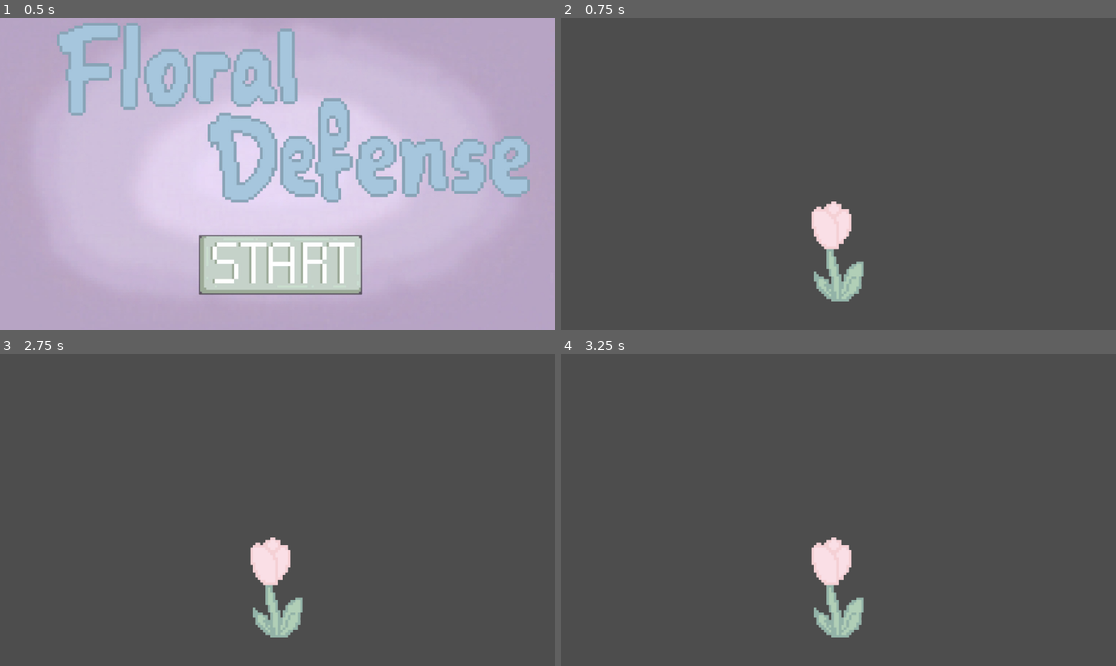
Above: before the commit, frames 1-4 (two rows, left to right).
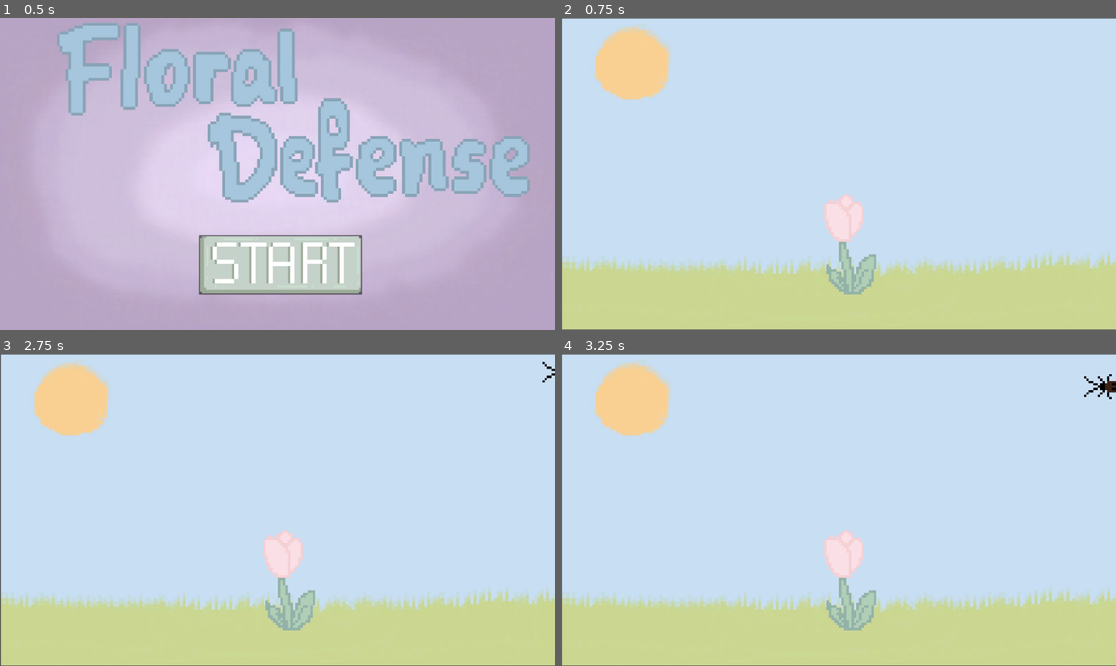
Above: after the commit, the same moments.

Repository: AmalOyad/Floral-Defense
Game: Godot game, scene res://openingScene.tscn
The game is run twice, just before and just after one commit, with the same random seed, the same clock (stepped at 60 frames per second) and the same inputs.
Inputs (mouse positions are in pixels of both pictures, inside the frame that each line leads up to):
- Up to frame 1 (0.5 s): no input
- Up to frame 2 (0.75 s): click (838, 264) at 0.5 s
- Up to frame 3 (2.75 s): tap Enter at 1.25 s; tap Space at 2 s
- Up to frame 4 (3.25 s): tap Enter at 2.75 s

Frame 1 is identical in both runs. In frame 2, 99% of the frame differs, in the area x 0-100%, y 0-100%; in frame 3, 99%; in frame 4, 99%.

Commit message:
Added some code for bug but not done

Diff:
--- /dev/null
+++ b/bug_spawner.gd
@@ -0,0 +1,32 @@
+extends Node2D
+
+@export var bug_scene: PackedScene
+@export var flower: Node2D
+@export var spawn_delay_range := Vector2(1, 3)
+@export var spawn_area: Rect2 = Rect2(0,0,1920,50)
+
+var timer := 0.0
+var next_spawn := 0.0
+
+func _ready():
+	randomize()
+	set_next_spawn()
+
+func _process(delta):
+	timer += delta
+	if timer >= next_spawn:
+		spawn_bug()
+		set_next_spawn()
+
+func set_next_spawn():
+	timer = 0
+	next_spawn = randf_range(spawn_delay_range.x, spawn_delay_range.y)
+
+func spawn_bug():
+	var bug = bug_scene.instantiate()
+	bug.global_position = Vector2(
+		randf_range(spawn_area.position.x, spawn_area.position.x + spawn_area.size.x),
+		spawn_area.position.y
+	)
+	bug.target = flower
+	add_child(bug)
--- a/bugs.gd
+++ b/bugs.gd
@@ -1,7 +1,15 @@
-extends Sprite2D
+extends Area2D
 
-var frames = texture.get_width() / region_rect.size.x
+@export var speed := 100
+var target: Node2D = null
+var stopped := false
 
-func _ready():
-	var random_index = randi_range(0, frames - 1)
-	region_rect.position.x = random_index * region_rect.size.x
+func _process(delta):
+	if target and not stopped:
+		var direction = (target.global_position - global_position).normalized()
+		position += direction * speed * delta
+
+func _on_area_entered(area):
+	if area.is_in_group("flower") or area.name == "Flower":
+		stopped = true
+		speed = 0
--- a/bugs.tscn
+++ b/bugs.tscn
@@ -1,12 +1,20 @@
-[gd_scene load_steps=3 format=3 uid="uid://rify5rhmk5ek"]
+[gd_scene load_steps=4 format=3 uid="uid://rify5rhmk5ek"]
 
-[ext_resource type="Texture2D" uid="uid://b3ixofgvotksi" path="res://bug-spritesheet.png" id="1_m2gnm"]
+[ext_resource type="Texture2D" uid="uid://cioyr7mbnmnuh" path="res://bug-b.png" id="2_0v0sd"]
 [ext_resource type="Script" uid="uid://c4bbmcacaeexx" path="res://bugs.gd" id="2_xup0k"]
 
-[node name="Bugs" type="Sprite2D"]
-position = Vector2(600, 400)
-scale = Vector2(0.285575, 0.283341)
-texture = ExtResource("1_m2gnm")
-region_enabled = true
-region_rect = Rect2(0, 0, 620, 405)
+[sub_resource type="RectangleShape2D" id="RectangleShape2D_8p6ix"]
+size = Vector2(104, 52)
+
+[node name="Bugs" type="Area2D"]
 script = ExtResource("2_xup0k")
+
+[node name="bug-sprite" type="Sprite2D" parent="."]
+scale = Vector2(0.148, 0.148)
+texture = ExtResource("2_0v0sd")
+region_rect = Rect2(620, 0, 620, 405)
+
+[node name="CollisionShape2D" type="CollisionShape2D" parent="."]
+shape = SubResource("RectangleShape2D_8p6ix")
+
+[connection signal="area_entered" from="." to="." method="_on_area_entered"]
--- a/butterfly_spawner.tscn
+++ b/butterfly_spawner.tscn
@@ -9,7 +9,7 @@
 
 [node name="Butterfly-spritesheet" type="Sprite2D" parent="."]
 position = Vector2(520, 312)
-scale = Vector2(1, 1.07)
+scale = Vector2(0.175, 0.187)
 texture = ExtResource("1_ttby1")
 region_enabled = true
 region_rect = Rect2(36, 0, 560, 430)
--- /dev/null
+++ b/flower.tscn
@@ -0,0 +1,11 @@
+[gd_scene load_steps=2 format=3 uid="uid://bwkjsdx2j4in1"]
+
+[ext_resource type="Texture2D" uid="uid://cqi7pcu8f8tg4" path="res://flower.png" id="2_511j0"]
+
+[node name="Flower" type="CharacterBody2D" groups=["flower"]]
+
+[node name="flower-sprite" type="Sprite2D" parent="." groups=["flower"]]
+texture = ExtResource("2_511j0")
+
+[node name="CollisionPolygon2D" type="CollisionPolygon2D" parent="." groups=["flower"]]
+polygon = PackedVector2Array(-184, -270, -140, -338, -25, -354, 92, -295, 103, -269, 103, -120, -5, -3, 39, 167, 78, 84, 135, 61, 188, 55, 184, 188, 170, 284, 78, 353, -41, 358, -157, 265, -182, 155, -163, 112, -53, 187, -95, 112, -92, 4, -189, -123)
--- a/mainScene.tscn
+++ b/mainScene.tscn
@@ -1,10 +1,23 @@
-[gd_scene load_steps=2 format=3 uid="uid://cnglhteff4gja"]
+[gd_scene load_steps=5 format=3 uid="uid://cnglhteff4gja"]
 
-[ext_resource type="Texture2D" uid="uid://cqi7pcu8f8tg4" path="res://flower.png" id="1_iwpey"]
+[ext_resource type="Texture2D" uid="uid://dv64fkh24i4oh" path="res://main-scene-bg.jpeg" id="1_g4qto"]
+[ext_resource type="PackedScene" uid="uid://bwkjsdx2j4in1" path="res://flower.tscn" id="2_hr5et"]
+[ext_resource type="Script" uid="uid://cmntoq6ngdw6g" path="res://bug_spawner.gd" id="3_61od6"]
+[ext_resource type="PackedScene" uid="uid://rify5rhmk5ek" path="res://bugs.tscn" id="4_6mfv6"]
 
-[node name="Node2D" type="Node2D"]
+[node name="mainscene" type="Node2D"]
 
 [node name="Sprite2D" type="Sprite2D" parent="."]
-position = Vector2(574, 485)
+position = Vector2(578, 324)
+scale = Vector2(0.883, 0.883)
+texture = ExtResource("1_g4qto")
+metadata/_edit_lock_ = true
+
+[node name="Flower" parent="." instance=ExtResource("2_hr5et")]
+position = Vector2(600, 470)
 scale = Vector2(0.3, 0.3)
-texture = ExtResource("1_iwpey")
+
+[node name="bug_spawner" type="Node2D" parent="." node_paths=PackedStringArray("flower")]
+script = ExtResource("3_61od6")
+bug_scene = ExtResource("4_6mfv6")
+flower = NodePath("../Flower")
Binary file added: ant.png
Not shown, added: ant.png.import
Binary file added: bug-b.png
Not shown, added: bug-b.png.import
Binary file added: bug-s.png
Not shown, changed: bug-s.png.import
Binary file removed: bug-spritesheet.png
Not shown, added: bug_spawner.gd.uid
Empty file added: flower.gd
Not shown, added: flower.gd.uid
Binary file added: main-scene-bg.jpeg
Not shown, added: main-scene-bg.jpeg.import
